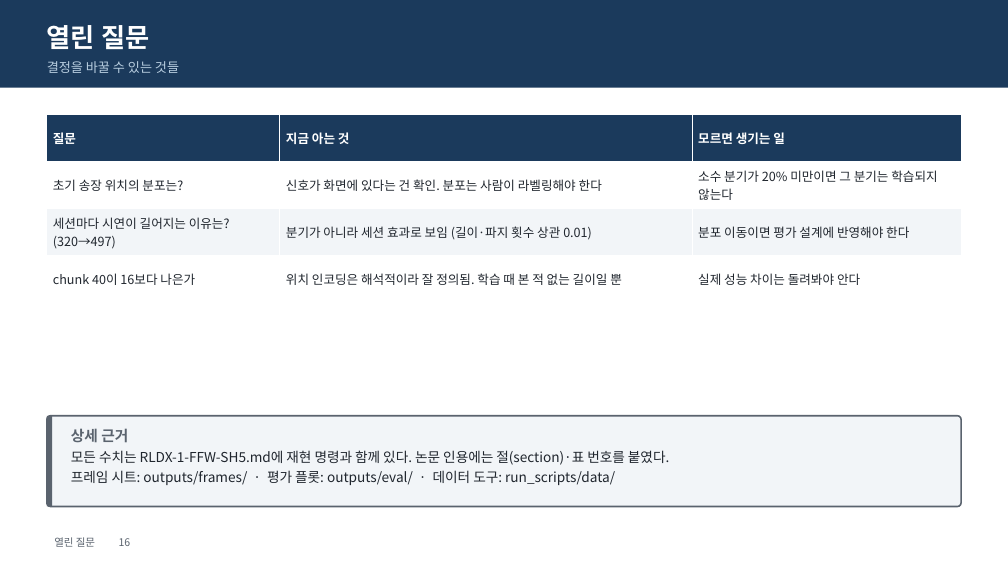
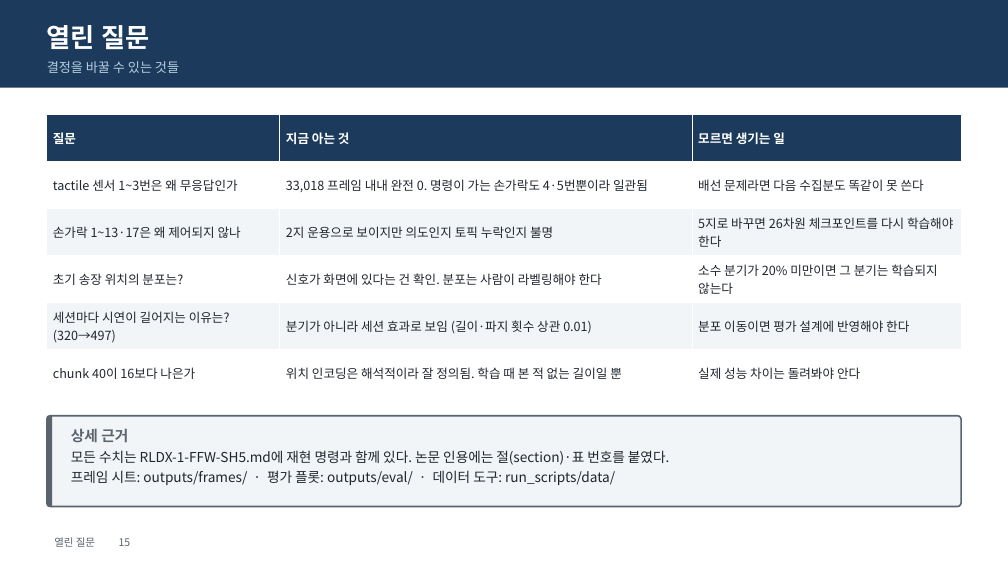
Before and after one commit to KimDoYoung1997/RLDX-1, a slide deck: slide 16 of FFW-SH5-0826-finetune-briefing.pptx (slide 17 before the commit). Drawn at 1008x567 pixels with LibreOffice and Linux fonts; fonts in the diff are those of the drawing. Boxes give left, top, right and bottom in pixels: in the first picture for what was removed or moved away, otherwise in the second. Text is boxed around its words. In the diff, an @@ line names an element or a change of style, - is before the commit and + after.

```diff
--- a/FFW-SH5-0826-finetune-briefing.pptx
+++ b/FFW-SH5-0826-finetune-briefing.pptx
@@ table at (x1=47, y1=115, x2=961, y2=396) @@
+row 2: tactile 센서 1~3번은 왜 무응답인가 | 33,018 프레임 내내 완전 0. 명령이 가는 손가락도 4·5번뿐이라 일관됨 | 배선 문제라면 다음 수집분도 똑같이 못 쓴다
+row 3: 손가락 1~13·17은 왜 제어되지 않나 | 2지 운용으로 보이지만 의도인지 토픽 누락인지 불명 | 5지로 바꾸면 26차원 체크포인트를 다시 학습해야 한다
@@ text at (x1=54, y1=537, x2=131, y2=547): text changed @@
-열린 질문 16
+열린 질문 15
```
Also in this commit, not shown: 4 other slides changed, 6 slides added, 1 slide removed, 3 other files.
